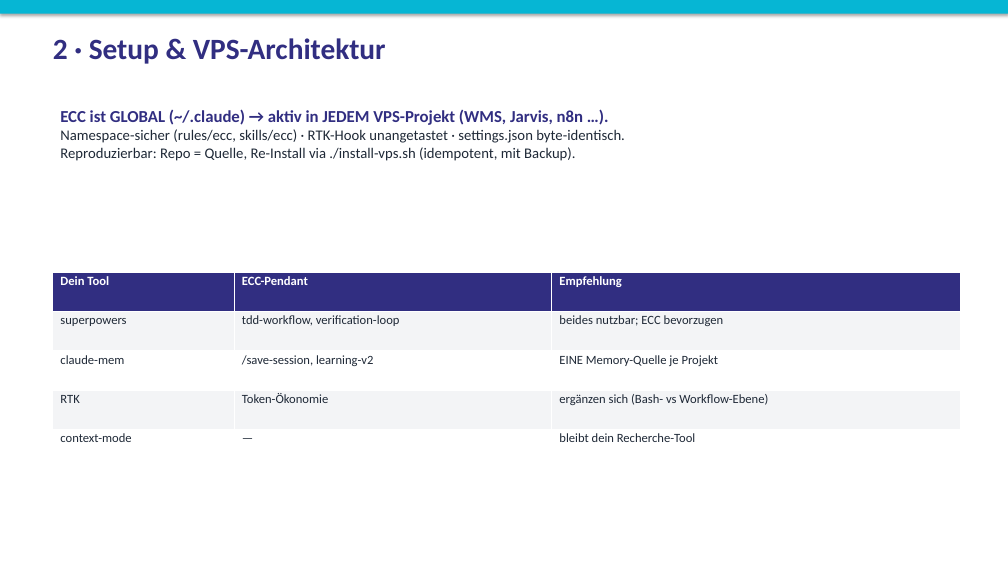
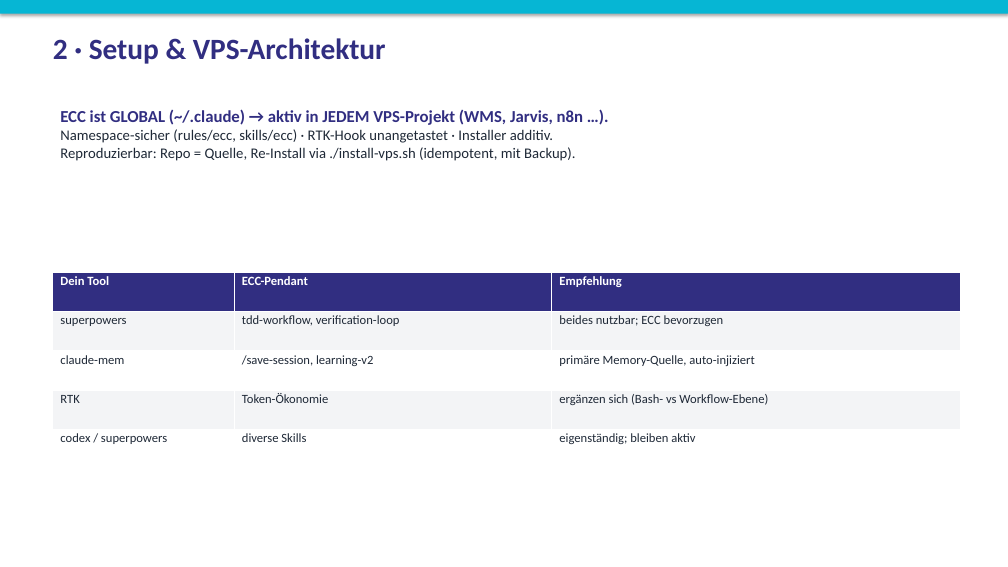
Before and after one commit to Paulee8155/Claude-Code-BestPractice, a slide deck: slide 3 of docs/ECC-Harness-Guide.de.pptx. Drawn at 1008x567 pixels with LibreOffice and Linux fonts; fonts in the diff are those of the drawing. Boxes give left, top, right and bottom in pixels: in the first picture for what was removed or moved away, otherwise in the second. Text is boxed around its words. In the diff, an @@ line names an element or a change of style, - is before the commit and + after.

```diff
--- a/docs/ECC-Harness-Guide.de.pptx
+++ b/docs/ECC-Harness-Guide.de.pptx
@@ text at [60, 129, 553, 143]: text changed @@
-Namespace-sicher (rules/ecc, skills/ecc) · RTK-Hook unangetastet · settings.json byte-identisch.
+Namespace-sicher (rules/ecc, skills/ecc) · RTK-Hook unangetastet · Installer additiv.
@@ table at [53, 272, 960, 469] @@
-row 3, column 3: EINE Memory-Quelle je Projekt
+row 3, column 3: primäre Memory-Quelle, auto-injiziert
-row 5: context-mode | — | bleibt dein Recherche-Tool
+row 5: codex / superpowers | diverse Skills | eigenständig; bleiben aktiv
```
Also in this commit, not shown: 6 other slides changed, 1 slide added, 1 slide removed, 17 other files.
